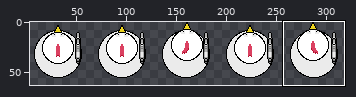
Two states of a sprite sheet, Assets/Textures/chicken_uzi.png. The first picture is a wide view before the edit; the outline marks the close-up.
Close-up. Before:
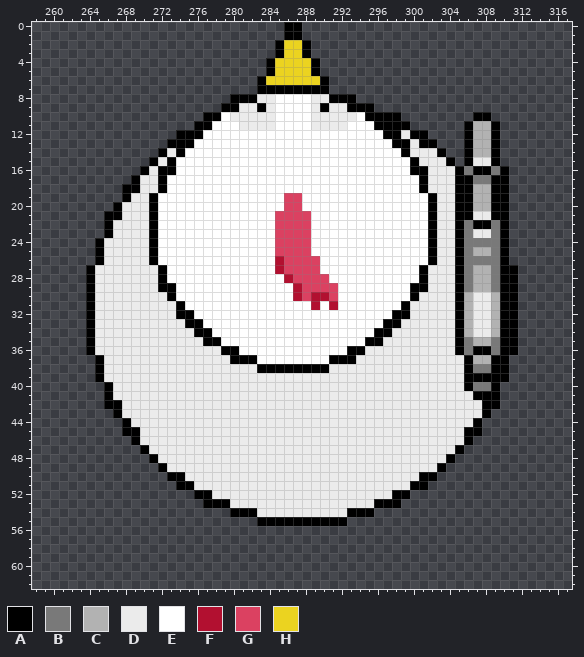
The file is 320x64 pixels. Shown: x 258..317, y 0..62. The wide view leaves out empty margins. The commit also changed other parts of the picture, which this record leaves out.
Palette (. is transparent): A #000000  B #797979  C #b2b2b2  D #ebebeb  E #ffffff  F #b21030  G #db4161  H #ebd320
And afterwards:
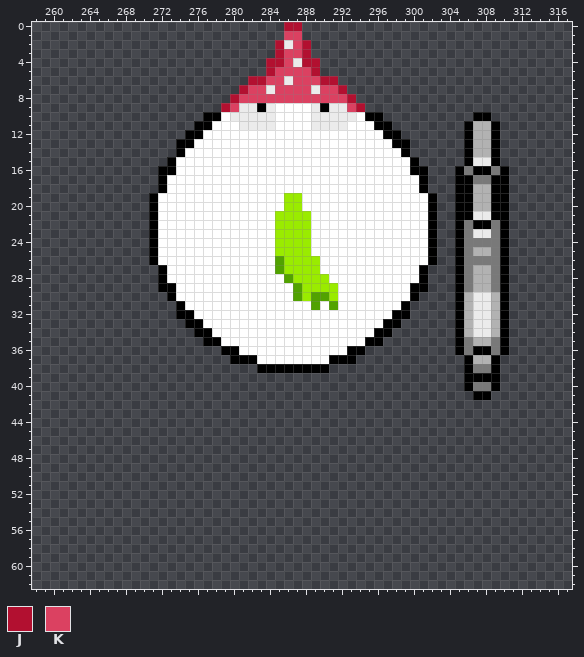
Colours new in this view: J #b21030  K #db4161
Difference:
colour F: #b21030 -> #51a200
colour G: #db4161 -> #9aeb00
Changed rows in their new state; - is a pixel that keeps its letter.
first column x 264:
 0 ----------------------JJ------------------------
 1 ----------------------KK------------------------
 2 ---------------------JDKJ-----------------------
 3 ---------------------JKKJ-----------------------
 4 --------------------JJKDJJ----------------------
 5 --------------------JKKKKJ----------------------
 6 ------------------JJKKDKKKJJ--------------------
 7 -----------------JKKDKKKKDKKJ-------------------
 8 ----------------JKKKKKKKKKKKKJ------------------
 9 ---------------JK------------KJ.----------------
10 ---------------------------------..-------------
11 ----------------------------------..------------
12 ----------.------------------------...----------
13 ---------.--------------------------...---------
14 --------..--------------------------....--------
15 -------..----------------------------....-------
16 ------..------------------------------...-------
17 -----...------------------------------...-------
18 ----....------------------------------...-------
19 ----...--------------------------------..-------
20 ---....--------------------------------..-------
21 --.....--------------------------------..-------
22 --.....--------------------------------..-------
23 --.....--------------------------------..-------
24 -......--------------------------------..-------
25 -......--------------------------------..-------
26 -......--------------------------------..-------
27 ........------------------------------...------.
28 ........------------------------------...------.
29 ........------------------------------...------.
30 .........----------------------------....------.
31 ..........--------------------------.....------.
32 ..........--------------------------.....------.
33 ...........------------------------......------.
34 ............----------------------.......------.
35 .............--------------------........------.
36 ...............----------------..........------.
37 -...............--------------............----.-
38 -..................--------...............----.-
39 -.........................................----.-
40 --........................................------
41 --.........................................--.--
42 --............................................--
43 ---..........................................---
44 ----........................................----
45 ----........................................----
46 -----......................................-----
47 ------....................................------
48 -------..................................-------
49 --------................................--------
50 ---------..............................---------
51 ----------............................----------
52 ------------........................------------
53 -------------......................-------------
54 ----------------................----------------
55 -------------------..........-------------------
